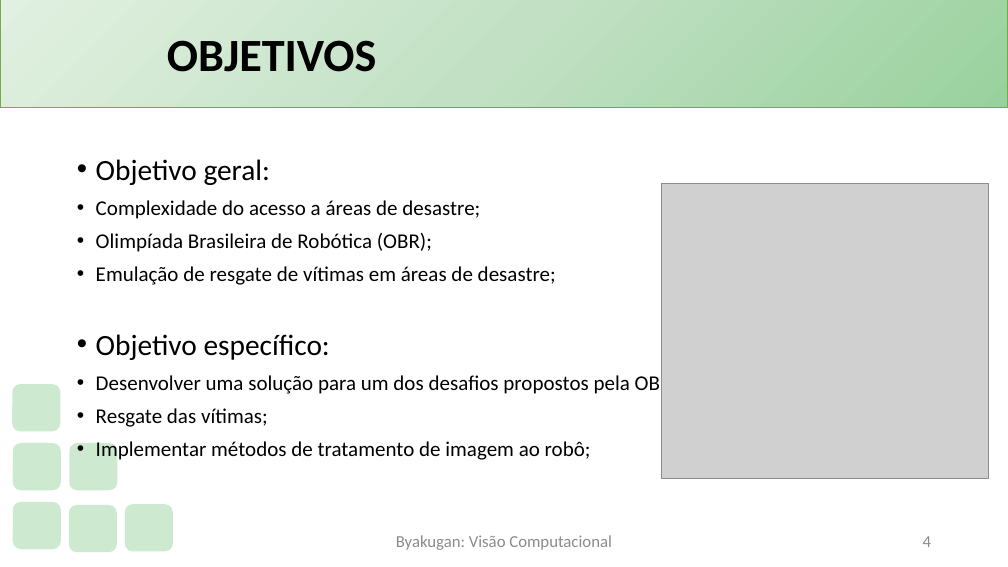
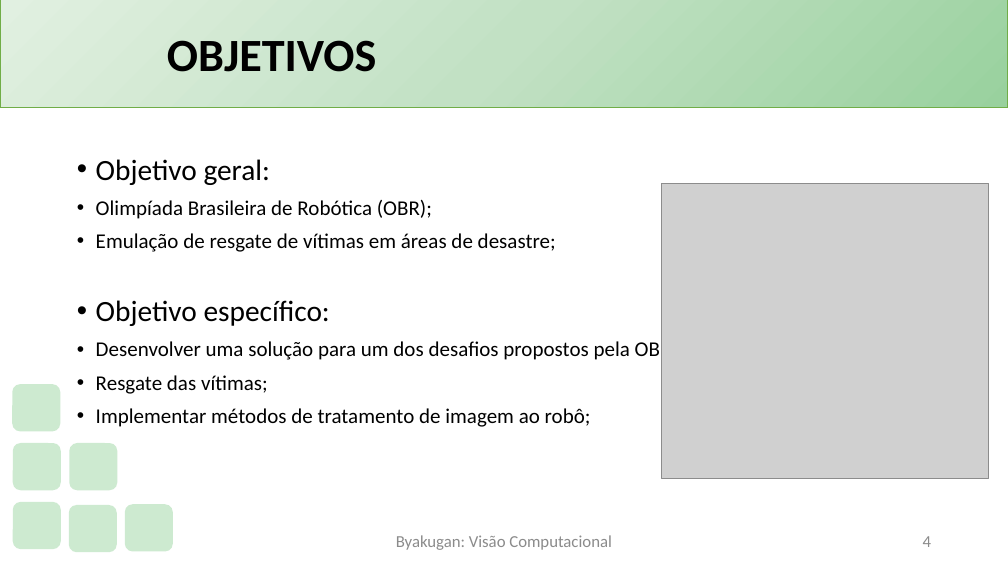
Before and after one commit to PauloVLB/Projeto_Integrador, a slide deck: slide 4 of Slide.pptx. Drawn at 1008x567 pixels with LibreOffice and Linux fonts; fonts in the diff are those of the drawing; grey boxes stand for pictures; background and template pictures are left out. Boxes give left, top, right and bottom in pixels: in the first picture for what was removed or moved away, otherwise in the second. Text is boxed around its words. In the diff, an @@ line names an element or a change of style, - is before the commit and + after.

```diff
--- a/Slide.pptx
+++ b/Slide.pptx
@@ text at bbox=[96, 200, 480, 219]: paragraph removed @@
-• Complexidade do acesso a áreas de desastre;
```
Also in this commit, not shown: 5 other slides changed, 1 other file.
